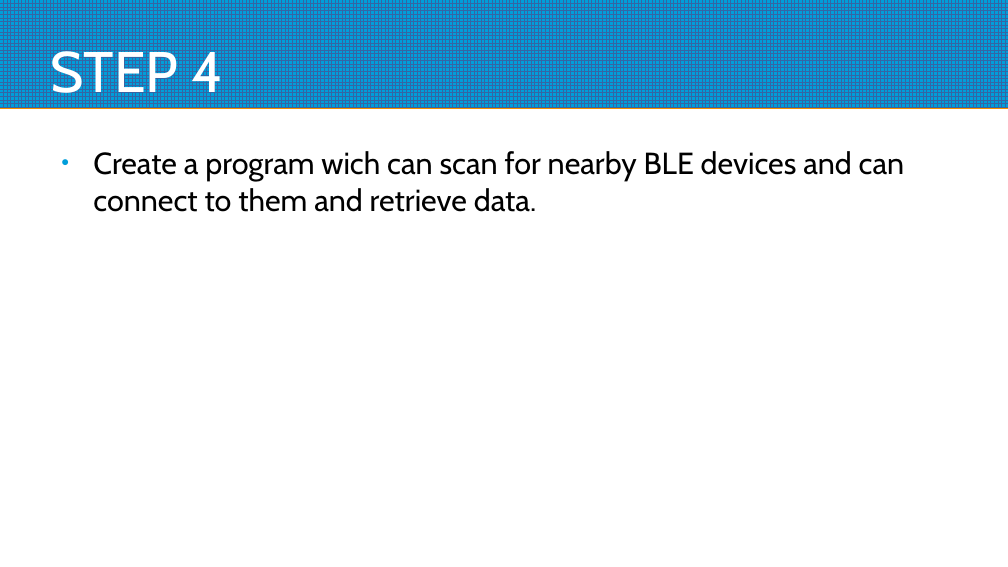
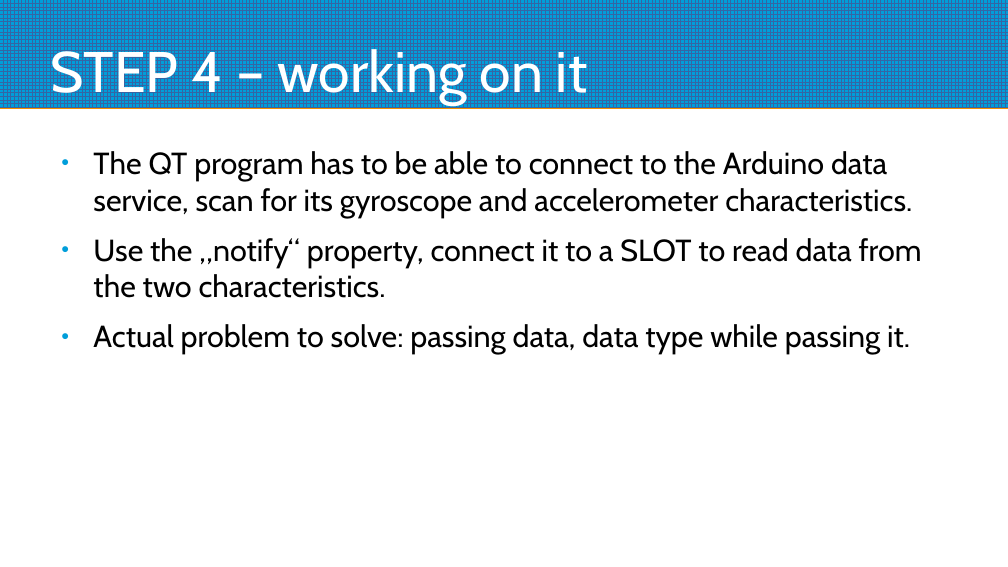
Before and after one commit to giogan98/daffodil, a slide deck: slide 5 of BLE/BLEconnector.odp. Drawn at 1008x567 pixels with LibreOffice and Linux fonts; fonts in the diff are those of the drawing. Boxes give left, top, right and bottom in pixels: in the first picture for what was removed or moved away, otherwise in the second. Text is boxed around its words. In the diff, an @@ line names an element or a change of style, - is before the commit and + after.

```diff
--- a/BLE/BLEconnector.odp
+++ b/BLE/BLEconnector.odp
@@ title at box(50, 43, 587, 104): text changed @@
-STEP 4
+STEP 4 – working on it
@@ text at box(93, 151, 922, 354): text changed @@
-● Create a program wich can scan for nearby BLE devices and can connect to them and retrieve data.
+● The QT program has to be able to connect to the Arduino data service, scan for its gyroscope and accelerometer characteristics.
+● Use the „notify“ property, connect it to a SLOT to read data from the two characteristics.
+● Actual problem to solve: passing data, data type while passing it.
```
Also in this commit, not shown: 4 other slides changed, 2 slides added.
